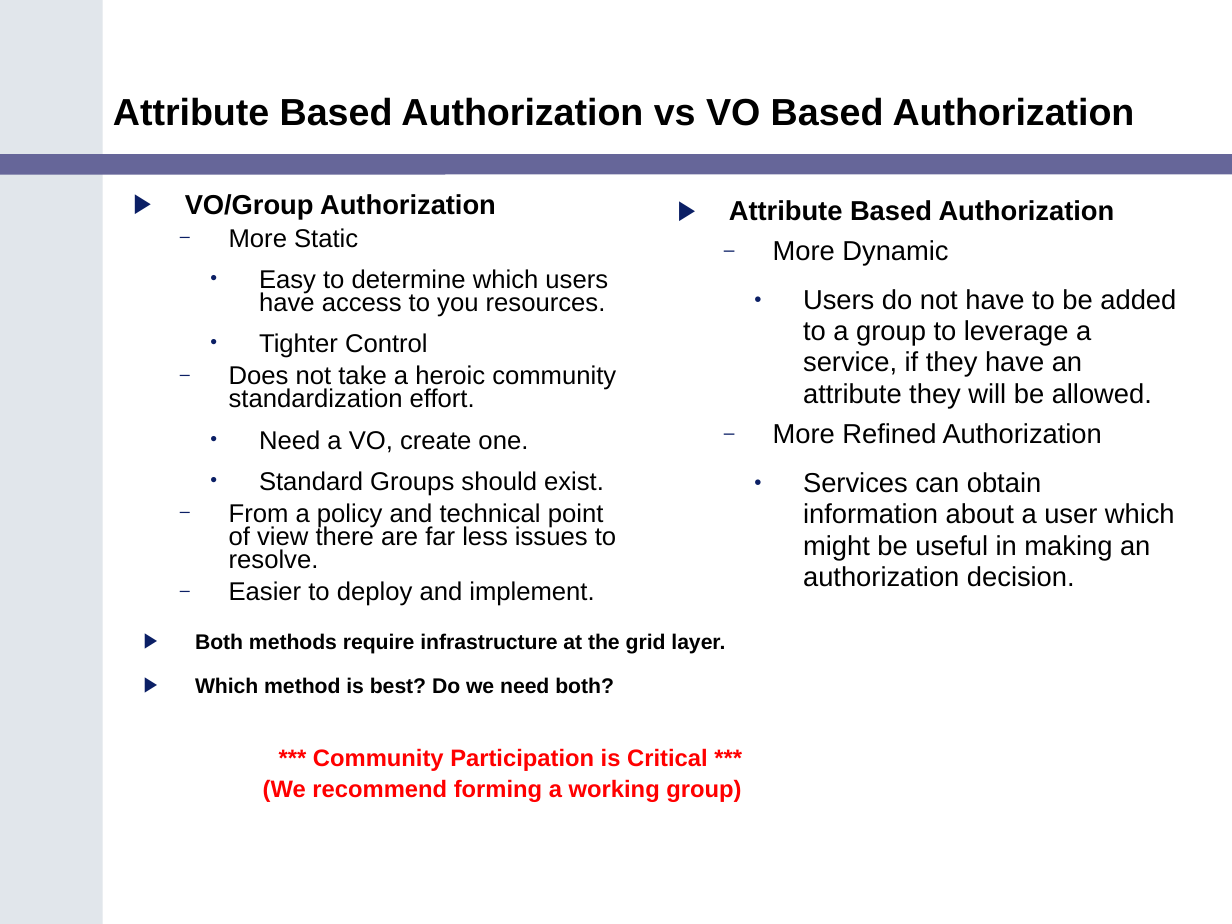
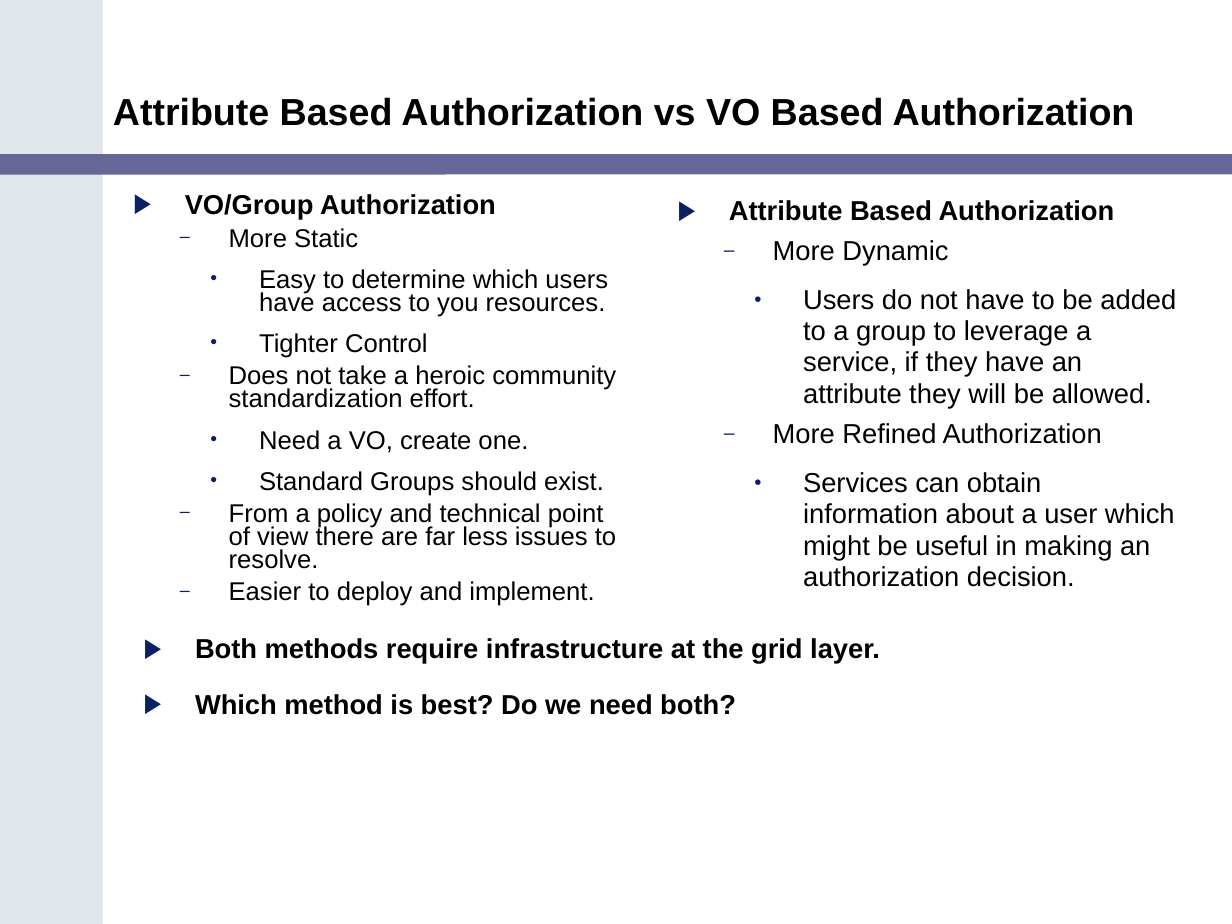
Before and after one commit to NCIP/cagrid-docs, a slide deck: slide 18 of presentations/200602_VCDE_ARCH/caGrid_Security_Arch_VCDE_Feb2.ppt. Drawn at 1232x924 pixels with LibreOffice and Linux fonts; fonts in the diff are those of the drawing; background and template pictures are left out. Boxes give left, top, right and bottom in pixels: in the first picture for what was removed or moved away, otherwise in the second. Text is boxed around its words. In the diff, an @@ line names an element or a change of style, - is before the commit and + after.

```diff
--- a/presentations/200602_VCDE_ARCH/caGrid_Security_Arch_VCDE_Feb2.ppt
+++ b/presentations/200602_VCDE_ARCH/caGrid_Security_Arch_VCDE_Feb2.ppt
@@ text "Both methods require infrastructure at ..." at <box>195,638,880,715</box>: size 12.4 to 16 pt; line spacing 0.65 to 0.85 @@
@@ text at <box>263,748,741,802</box>: paragraphs removed @@
-  *** Community Participation is Critical ***
-  (We recommend forming a working group)
```
Also in this commit, not shown: 2 other slides changed.
